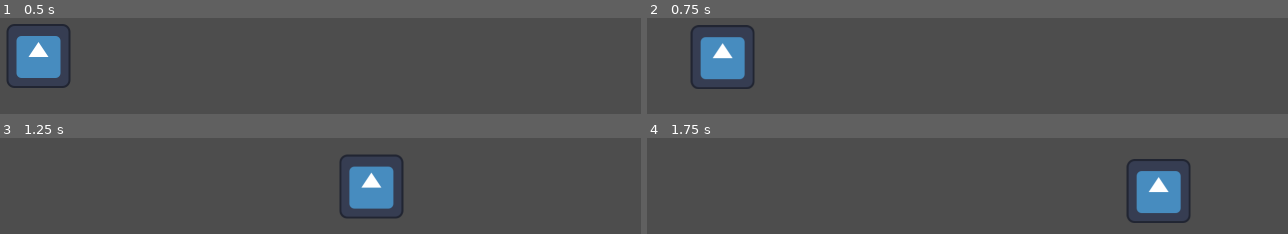
Above: before the commit, frames 1-4 (two rows, left to right).
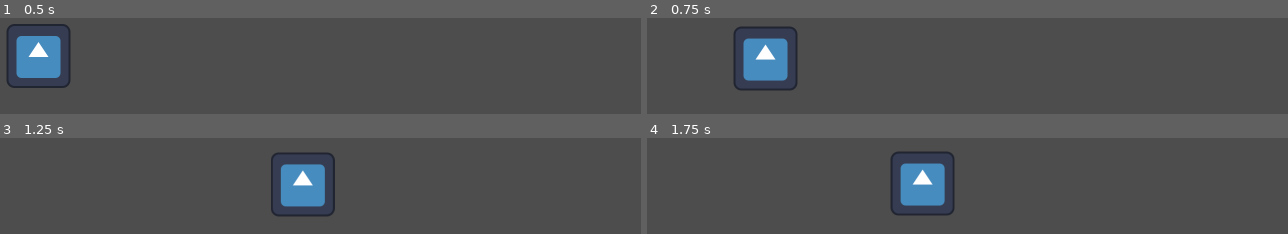
Above: after the commit, the same moments.

Repository: LucMat50/RGDCGameJam2026
Game: Godot game, scene res://Scenes/main_game.tscn
Same seed, same stepped clock (60 frames per second), same inputs: the game is played once before the commit and once after it. The engine's default icon, where the game draws it, is replaced by a stand-in: a white triangle on a blue panel in a dark square.
Inputs (mouse positions are in pixels of both pictures, inside the frame that each line leads up to):
- Up to frame 1 (0.5 s): no input
- Up to frame 2 (0.75 s): tap Enter at 0.5 s; drag from (685, 56) to (967, 65) at 0.52 s
- Up to frame 3 (1.25 s): no input
- Up to frame 4 (1.75 s): drag from (outside the picture) to (outside the picture) at 1.27 s

Frame 1 is identical in both runs. In frame 2, 7.2% of the frame differs, in the area x 6-24%, y 7-75%; in frame 3, 7.8%, in the area x 42-63%, y 15-84%; in frame 4, 7.8%.

Commit message:
simplified drag (works best)

Diff:
--- a/rgdc-game-jam-2026/Scenes/test_drag.tscn
+++ b/rgdc-game-jam-2026/Scenes/test_drag.tscn
@@ -12,8 +12,8 @@
 [node name="RigidBody2D" type="RigidBody2D" parent="." unique_id=1843892934]
 input_pickable = true
 gravity_scale = 0.0
-linear_damp = 0.5
-angular_damp = 0.5
+linear_damp = 1.0
+angular_damp = 5.0
 
 [node name="Sprite2D" type="Sprite2D" parent="RigidBody2D" unique_id=311388141]
 texture = ExtResource("1_bresn")
--- a/rgdc-game-jam-2026/Scripts/pickable.gd
+++ b/rgdc-game-jam-2026/Scripts/pickable.gd
@@ -2,7 +2,8 @@
 extends Node2D
 
 # EXPORT VARIABLES
-@export var type: String
+@export var candy: bool
+@export var rocket: bool
 
 # ONREADY VARIABLES
 @onready var rigid_body = $RigidBody2D
@@ -14,49 +15,63 @@
 var mouse_pin: PinJoint2D
 var fake_body: StaticBody2D
 
-# set RigidBody to pickable
-#	CollisionShape2D can detect mouse
+# READY
+#	Adds to group pickable
+#	Set rigidBody2D to detect mouse
 func _ready():
 	add_to_group("pickable")
 	rigid_body.input_pickable = true
 
+# ON RIGID BODY INPUT EVENT
+#	Sets held to true if mouse pressed
+#	Sends mouse position to START DRAG
 func _on_rigid_body_2d_input_event(_viewport: Node, event: InputEvent, _shape_idx: int) -> void:
 	if event is InputEventMouseButton and event.button_index == MOUSE_BUTTON_LEFT:
 		if event.is_pressed() and not is_held:
+			# True when mouse pressed on CollisionShape2D
 			is_held = true
-			drag()
-			fake_body.global_position = event.position
-			mouse_pin.node_b = rigid_body.get_path()
+			# Set anchor to mouse position
+			start_drag(event.position)
 
+# INPUT:
+#	Stops drag when mouse is no longer pressed
 func _input(event: InputEvent) -> void:
-	if event is InputEventMouseMotion and is_held:
-		fake_body.position = event.position
-
 	if event is InputEventMouseButton and event.button_index == MOUSE_BUTTON_LEFT:
 		if not event.is_pressed() and is_held:
-			is_held = false
-			fake_body.queue_free()
+			stop_drag()
 
+# PHYSICS PROCESS:
+# 	Follows mouse if pressing down
 func _physics_process(_delta: float) -> void:
 	if is_held:
 		fake_body.global_position = get_global_mouse_position()
 
-func drag():
-	# Create new joint and character body for new drag position
+# START DRAG:
+#	Creates anchor body at mouse position
+func start_drag(click_position: Vector2):
+	# Create the anchor body
 	fake_body = StaticBody2D.new()
+	owner.add_child(fake_body)
+
+	# Position anchor at mouse position
+	fake_body.global_position = click_position
+
+	# Create and setup PinJoint2D
 	mouse_pin = PinJoint2D.new()
-
-	#pinjoint2d set up
-	#mouse_pin.angular_limit_enabled = true
-	#mouse_pin.angular_limit_lower = deg_to_rad(45)
-	#mouse_pin.angular_limit_upper = deg_to_rad(-45)
-
-
-	# add characterbody to pinjoint
 	fake_body.add_child(mouse_pin)
 
-	# add pinjoint to tree
-	owner.add_child(fake_body)
+	# finetuning for joint feel
+	mouse_pin.softness = 0.5 	#slight spring/elastic feel
+	mouse_pin.bias = 0.9 		#how fast joint recovers position
 
-	# set node_a to characterbody
+	# Connect nodes via node path
 	mouse_pin.node_a = fake_body.get_path()
+	mouse_pin.node_b = rigid_body.get_path()
+
+# STOP DRAG:
+#	Sets held to false
+#	queue_frees created anchor body from START DRAG
+func stop_drag():
+	is_held = false
+	if is_instance_valid(fake_body):
+		fake_body.queue_free()
